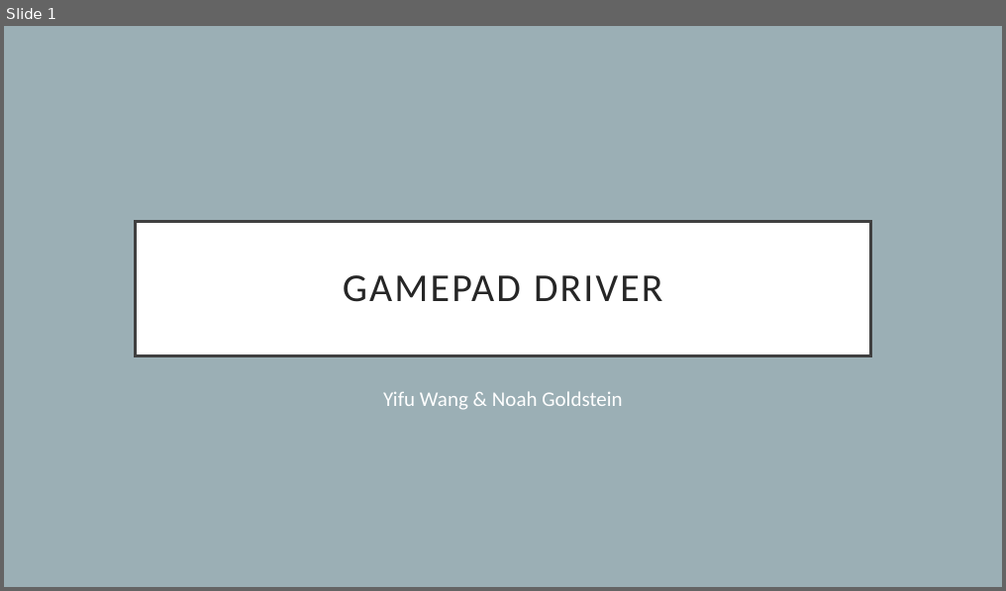
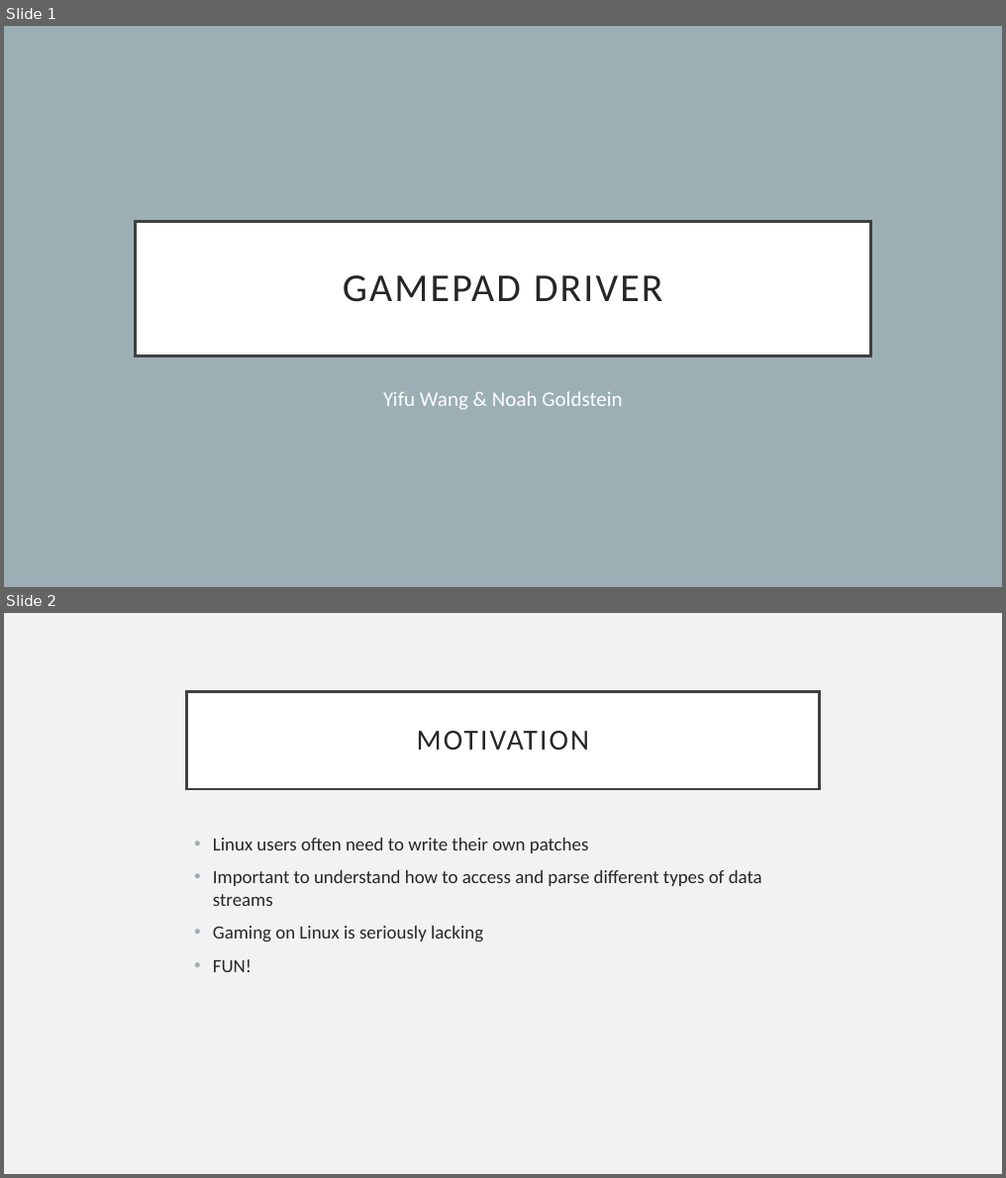
Before and after one commit to Luna1996/Joystick, a slide deck: present.pptx. Shown one above the other, each under a label of ours: slide 1 before the commit, slides 1 and 2 after it. The pictures are 1006x591 and 1006x1178 pixels, drawn with LibreOffice and Linux fonts; fonts in the diff are those of the drawing. Boxes give left, top, right and bottom in pixels: in the first picture for what was removed or moved away, otherwise in the second. Text is boxed around its words. In the diff, an @@ line names an element or a change of style, - is before the commit and + after.

```diff
--- a/present.pptx
+++ b/present.pptx
@@ slide 2 added at bbox=[4, 613, 1002, 1174], background #F2F2F2 @@
@@ title added at bbox=[187, 691, 819, 789], fill #FFFFFF, outline #404040 2.5 pt, 28 pt, text #262626 @@
+MOTIVATION
@@ text added at bbox=[213, 838, 762, 972], 18 pt, text #262626 @@
+• Linux users often need to write their own patches
+• Important to understand how to access and parse different types of data streams
+• Gaming on Linux is seriously lacking
+• FUN!
```
Also in this commit, not shown: 2 slides changed, 9 other slides added, 2 slides removed, 1 other file.
